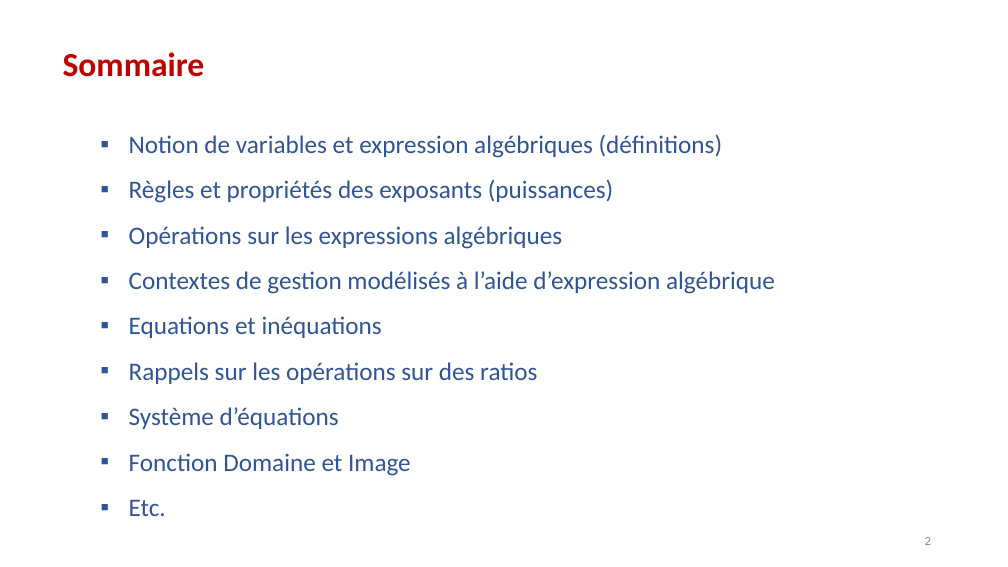
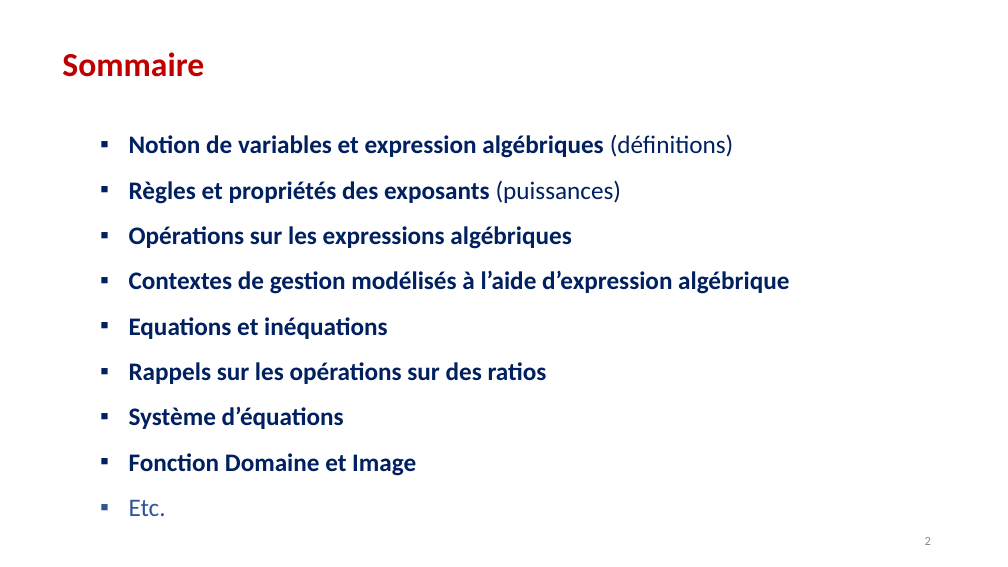
Before and after one commit to ArnoldSOH/Cours-L1-POA-FSEG-Creteil, a slide deck: slide 2 of L1/L1 POA Sem1/Cours POA L1.pptx. Drawn at 1008x567 pixels with LibreOffice and Linux fonts; fonts in the diff are those of the drawing. Boxes give left, top, right and bottom in pixels: in the first picture for what was removed or moved away, otherwise in the second. Text is boxed around its words. In the diff, an @@ line names an element or a change of style, - is before the commit and + after.

```diff
--- a/L1/L1 POA Sem1/Cours POA L1.pptx
+++ b/L1/L1 POA Sem1/Cours POA L1.pptx
@@ text at (129, 135, 789, 476): text colour #2F5597 to #002060; bold on in "Notion de variables et expression algébriques", "Règles et propriétés des exposants", "Opérations sur les expressions algébriques", "Contextes de gestion modélisés à l’aide d’expression ..." and 4 more places @@
```
Also in this commit, not shown: 11 other slides changed, 10 slides added, 1 slide removed.
